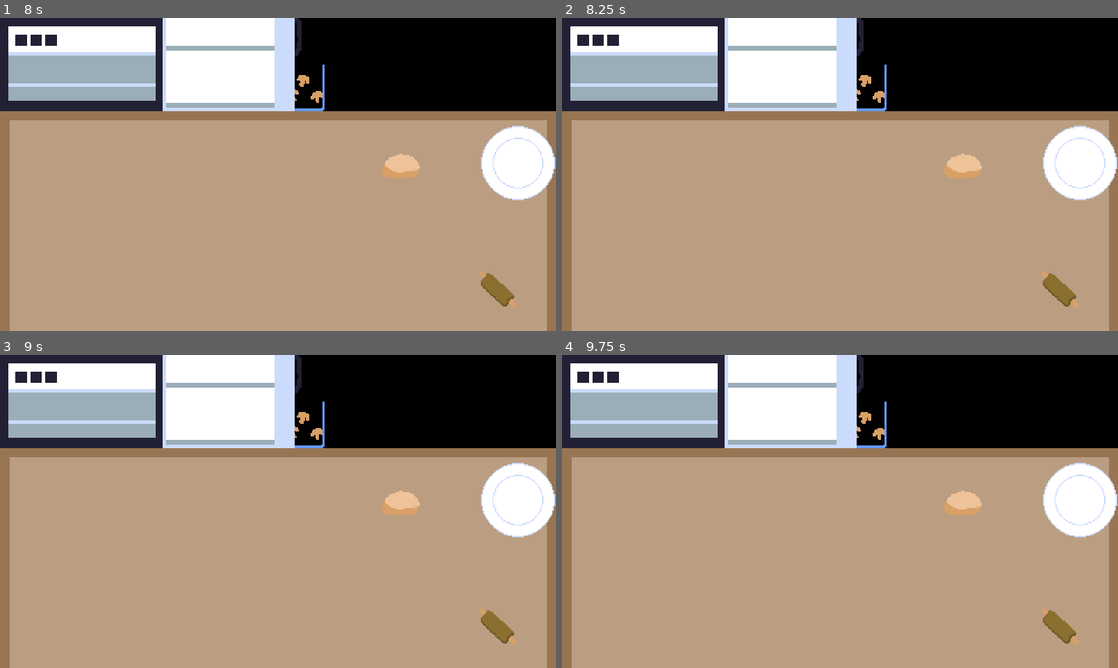
Above: before the commit, frames 1-4 (two rows, left to right).
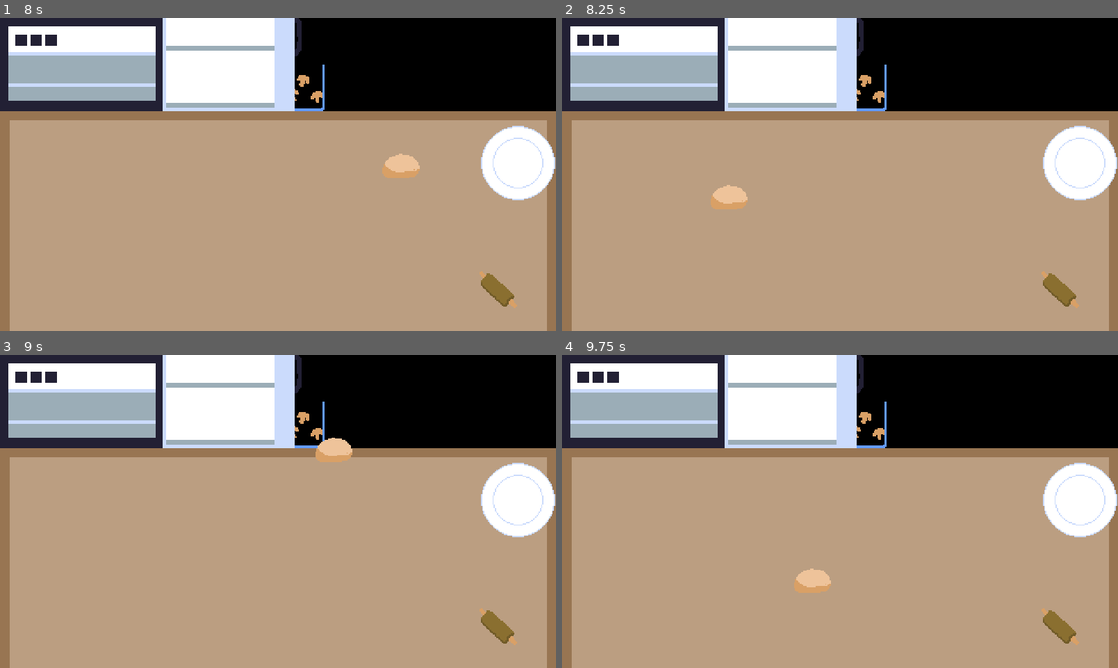
Above: after the commit, the same moments.

Repository: martindzejky/pizza-game
Game: Godot game, scene res://scenes/start.tscn
Same seed, same stepped clock (60 frames per second), same inputs: the game is played once before the commit and once after it.
Inputs (mouse positions are in pixels of both pictures, inside the frame that each line leads up to):
- Up to frame 1 (8 s): click "Start" at 0.5 s; tap Enter at 1.25, 2.75, 4.25 s; move the mouse to (83, 64) at 1.27 s; click (83, 64) at 1.42 s; tap Space at 2, 3.5, 5 s; move the mouse to (222, 64) at 2.02 s; click (222, 64) at 2.17 s; move the mouse to (216, 89) at 2.77 s; click (216, 89) at 2.92 s; move the mouse to (300, 86) at 3.52 s; click (300, 86) at 3.67 s; move the mouse to (500, 290) at 4.27 s; click (500, 290) at 4.42 s; move the mouse to (500, 290) at 5.02 s; click (500, 290) at 5.17 s; move the mouse to (305, 174) at 5.77 s; click (305, 174) at 5.92 s; click (305, 174) at 6.67 s; move the mouse to (400, 158) at 7.27 s; click (400, 158) at 7.42 s
- Up to frame 2 (8.25 s): move the mouse to (728, 190) at 8.02 s; click (728, 190) at 8.17 s
- Up to frame 3 (9 s): move the mouse to (333, 442) at 8.77 s; click (333, 442) at 8.92 s
- Up to frame 4 (9.75 s): move the mouse to (812, 574) at 9.52 s; click (812, 574) at 9.67 s

Frame 1 is identical in both runs. In frame 2, 0.8% of the frame differs, in the area x 26-76%, y 43-62%; in frame 3, 0.8%, in the area x 56-76%, y 26-52%; in frame 4, 0.8%.

Commit message:
refactor away all area intersecting, it's not reliable

Diff:
--- a/autoload/hand.gd
+++ b/autoload/hand.gd
@@ -5,7 +5,7 @@
 var carrying: Pickable
 
 
-func pick(node: Pickable):
+func pick(node: Pickable) -> void:
     if carrying:
         print("Tried to carry two things at once")
         return
@@ -25,7 +25,7 @@
 
     Input.set_mouse_mode(Input.MOUSE_MODE_HIDDEN)
 
-func drop():
+func drop() -> Pickable:
     carrying.isPicked = false
     if carrying.has_signal("dropped") and carrying.is_inside_tree():
         carrying.emit_signal("dropped")
@@ -39,14 +39,25 @@
 
     # Wait for the next frame to drop the node. That is so in the current frame other nodes
     # can react to the fact that the node is still being carried.
-    await get_tree().create_timer(0).timeout
+    # TODO: disabled
+    # await get_tree().create_timer(0).timeout
 
+    var wasCarrying = carrying
     carrying = null
 
     Input.set_mouse_mode(Input.MOUSE_MODE_VISIBLE)
 
+    return wasCarrying
+
+
 func isEmpty() -> bool:
     return not carrying
 
+func isCarryingDough() -> bool:
+    return carrying and carrying.is_in_group("dough")
+
 func isCarryingDoughTool() -> bool:
     return carrying and carrying.is_in_group("dough-tool")
+
+func isCarryingIngredient() -> bool:
+    return carrying and carrying.is_in_group("ingredient")
--- a/objects/dough-tool/dough-tool.gd
+++ b/objects/dough-tool/dough-tool.gd
@@ -9,33 +9,5 @@
             if not event.pressed:
                 viewport.set_input_as_handled()
 
-                if isPicked:
-                    useOrDrop()
-
-                elif Hand.isEmpty():
+                if Hand.isEmpty():
                     Hand.pick(self)
-
-func useOrDrop() -> void:
-    var overlappingAreas = $useArea.get_overlapping_areas()
-
-    # filter self
-    overlappingAreas = overlappingAreas.filter(func(area): return area.get_parent() != self)
-
-    if overlappingAreas.size() <= 0:
-        Hand.drop()
-        return
-
-    for area in overlappingAreas:
-        var obj = area.get_parent()
-
-        # ignore other tools
-        if obj.is_in_group("tool"):
-            continue
-
-        if obj.is_in_group("dough"):
-            if obj.has_method("onHitByDoughTool"):
-                obj.onHitByDoughTool()
-            else:
-                print("Missing onHitByDoughTool method in ", obj)
-
-            return
--- a/objects/dough-tool/dough-tool.tscn
+++ b/objects/dough-tool/dough-tool.tscn
@@ -1,8 +1,7 @@
-[gd_scene load_steps=5 format=3 uid="uid://b1jgjnmmcqyjw"]
+[gd_scene load_steps=4 format=3 uid="uid://b1jgjnmmcqyjw"]
 
 [ext_resource type="Texture2D" uid="uid://fo0fntv5ipk1" path="res://sprites/dough-tool.png" id="1_ans6e"]
 [ext_resource type="Script" path="res://objects/dough-tool/dough-tool.gd" id="2_mmsdm"]
-[ext_resource type="Shape2D" uid="uid://csn561acrh2n7" path="res://shapes/use-area-circle-shape.tres" id="3_5qur1"]
 
 [sub_resource type="CircleShape2D" id="CircleShape2D_hdpfp"]
 radius = 23.0
@@ -13,14 +12,9 @@
 
 [node name="clickArea" type="Area2D" parent="."]
 monitoring = false
+monitorable = false
 
 [node name="shape" type="CollisionShape2D" parent="clickArea"]
 shape = SubResource("CircleShape2D_hdpfp")
 
-[node name="useArea" type="Area2D" parent="."]
-monitorable = false
-
-[node name="shape" type="CollisionShape2D" parent="useArea"]
-shape = ExtResource("3_5qur1")
-
 [connection signal="input_event" from="clickArea" to="." method="_onInputEvent"]
--- a/objects/dough/dough.gd
+++ b/objects/dough/dough.gd
@@ -51,11 +51,14 @@
             if not event.pressed:
                 viewport.set_input_as_handled()
 
-                if isPicked:
-                    useOrDrop()
+                if Hand.isEmpty():
+                    Hand.pick(self)
 
-                elif Hand.isEmpty():
-                    Hand.pick(self)
+                elif Hand.isCarryingDoughTool():
+                    onHitByDoughTool()
+
+                elif Hand.isCarryingIngredient():
+                    insertIngredient()
 
 
 func onHitByDoughTool():
@@ -83,34 +86,10 @@
 func isCookOvercooked():
     return cookProgress >= COOK_PROGRESS_OVERCOOKED
 
-func useOrDrop() -> void:
-    var overlappingAreas = $useArea.get_overlapping_areas()
 
-    # filter self
-    overlappingAreas = overlappingAreas.filter(func(area): return area.get_parent() != self)
-
-    if overlappingAreas.size() <= 0:
-        Hand.drop()
-        return
-
-    for area in overlappingAreas:
-        var obj = area.get_parent()
-
-        if obj.is_in_group("oven"):
-            if obj.has_method("insertDough"):
-                if obj.insertDough(self):
-                    return
-
-        if obj.is_in_group("plate"):
-            if obj.has_method("insertDough"):
-                if obj.insertDough(self):
-                    return
-
-func insertIngredient(ingredient: Pickable) -> bool:
-    if not ingredient.is_in_group("ingredient"): return false
-
-    if ingredient.isPicked:
-        Hand.drop()
+func insertIngredient() -> void:
+    var ingredient = Hand.drop()
+    if not ingredient: return
 
     var previousTransform = ingredient.get_global_transform()
 
@@ -120,4 +99,6 @@
     add_child(ingredient)
     ingredient.set_global_transform(previousTransform)
 
-    return true
+    # disable interactive areas, the ingredient is now part of the dough
+    ingredient.get_node("clickArea").queue_free()
+    ingredient.get_node("useArea").queue_free()
--- a/objects/dough/dough.tscn
+++ b/objects/dough/dough.tscn
@@ -1,8 +1,7 @@
-[gd_scene load_steps=5 format=3 uid="uid://k3ssjquq313h"]
+[gd_scene load_steps=4 format=3 uid="uid://k3ssjquq313h"]
 
 [ext_resource type="Script" path="res://objects/dough/dough.gd" id="1_lfh2g"]
 [ext_resource type="Texture2D" uid="uid://bjubtkw5ihv2n" path="res://sprites/dough.png" id="1_pxcur"]
-[ext_resource type="Shape2D" uid="uid://csn561acrh2n7" path="res://shapes/use-area-circle-shape.tres" id="3_aujhw"]
 
 [sub_resource type="CircleShape2D" id="CircleShape2D_l6653"]
 radius = 29.0
@@ -16,14 +15,9 @@
 
 [node name="clickArea" type="Area2D" parent="."]
 monitoring = false
+monitorable = false
 
 [node name="shape" type="CollisionShape2D" parent="clickArea"]
 shape = SubResource("CircleShape2D_l6653")
 
-[node name="useArea" type="Area2D" parent="."]
-monitorable = false
-
-[node name="shape" type="CollisionShape2D" parent="useArea"]
-shape = ExtResource("3_aujhw")
-
 [connection signal="input_event" from="clickArea" to="." method="_onInputEvent"]
--- a/objects/fridge/fridge.tscn
+++ b/objects/fridge/fridge.tscn
@@ -19,6 +19,7 @@
 [node name="clickArea" type="Area2D" parent="."]
 position = Vector2(60, 40)
 monitoring = false
+monitorable = false
 
 [node name="shape" type="CollisionShape2D" parent="clickArea"]
 position = Vector2(-10, 0)
--- a/objects/mushroom-box/mushroom-box.tscn
+++ b/objects/mushroom-box/mushroom-box.tscn
@@ -16,6 +16,7 @@
 [node name="clickArea" type="Area2D" parent="."]
 position = Vector2(20, 20)
 monitoring = false
+monitorable = false
 
 [node name="shape" type="CollisionShape2D" parent="clickArea"]
 shape = SubResource("RectangleShape2D_yt4ro")
--- a/objects/mushroom/mushroom.gd
+++ b/objects/mushroom/mushroom.gd
@@ -41,35 +41,13 @@
             if not event.pressed:
                 viewport.set_input_as_handled()
 
-                if isPicked:
-                    useOrDrop()
-
-                elif Hand.isEmpty():
+                if Hand.isEmpty():
                     Hand.pick(self)
 
+                elif Hand.isCarryingDoughTool():
+                    # TODO: particles
+                    queue_free()
 
-func useOrDrop() -> void:
-    var overlappingAreas = $useArea.get_overlapping_areas()
-
-    # filter self
-    overlappingAreas = overlappingAreas.filter(func(area): return area.get_parent() != self)
-
-    if overlappingAreas.size() <= 0:
-        Hand.drop()
-        return
-
-    for area in overlappingAreas:
-        var obj = area.get_parent()
-
-        if obj.is_in_group("dough"):
-            if obj.has_method("insertIngredient"):
-                if obj.insertIngredient(self):
-
-                    # disable interactive areas, the ingredient is now part of the dough
-                    $clickArea.queue_free()
-                    $useArea.queue_free()
-
-                    return
 
 func isRaw():
     return cookProgress < COOK_PROGRESS_RAW
--- a/objects/mushroom/mushroom.tscn
+++ b/objects/mushroom/mushroom.tscn
@@ -1,8 +1,7 @@
-[gd_scene load_steps=5 format=3 uid="uid://4nv348kfwqsq"]
+[gd_scene load_steps=4 format=3 uid="uid://4nv348kfwqsq"]
 
 [ext_resource type="Script" path="res://objects/mushroom/mushroom.gd" id="1_y36d4"]
 [ext_resource type="Texture2D" uid="uid://bfukq7miagkve" path="res://sprites/mushroom.png" id="2_d5b08"]
-[ext_resource type="Shape2D" uid="uid://csn561acrh2n7" path="res://shapes/use-area-circle-shape.tres" id="3_np64o"]
 
 [sub_resource type="CircleShape2D" id="CircleShape2D_uv58m"]
 radius = 10.0499
@@ -15,14 +14,9 @@
 
 [node name="clickArea" type="Area2D" parent="."]
 monitoring = false
+monitorable = false
 
 [node name="shape" type="CollisionShape2D" parent="clickArea"]
 shape = SubResource("CircleShape2D_uv58m")
 
-[node name="useArea" type="Area2D" parent="."]
-monitorable = false
-
-[node name="shape" type="CollisionShape2D" parent="useArea"]
-shape = ExtResource("3_np64o")
-
 [connection signal="input_event" from="clickArea" to="." method="_onInputEvent"]
--- a/objects/oven/oven.gd
+++ b/objects/oven/oven.gd
@@ -31,7 +31,10 @@
             if not event.pressed:
                 viewport.set_input_as_handled()
 
-                if Hand.isEmpty():
+                if Hand.isCarryingDough():
+                    insertDough()
+
+                elif Hand.isEmpty():
                     if isOpen:
                         close()
                     else:
@@ -55,20 +58,20 @@
         if node.is_in_group("dough"):
             node.visible = false
 
-func insertDough(dough: Pickable) -> bool:
-    if not isOpen: return false
+
+func insertDough() -> void:
+    if not isOpen: return
 
     # only one dough can be inside at a time
     for node in get_children():
         if node.is_in_group("dough"):
-            return false
+            return
 
-    if dough.isPicked:
-        Hand.drop()
+    var dough = Hand.drop()
+    if not dough: return
 
     if dough.get_parent():
         dough.get_parent().remove_child(dough)
 
     add_child(dough)
     dough.set_global_transform($point.get_global_transform())
-    return true
--- a/objects/oven/oven.tscn
+++ b/objects/oven/oven.tscn
@@ -18,6 +18,7 @@
 position = Vector2(60, 40)
 rotation = -0.00229882
 monitoring = false
+monitorable = false
 
 [node name="shape" type="CollisionShape2D" parent="clickArea"]
 position = Vector2(10, 0)
--- a/objects/plate/plate.gd
+++ b/objects/plate/plate.gd
@@ -1,16 +1,29 @@
 extends Sprite2D
 
 
-func insertDough(dough: Pickable) -> bool:
-    if $submitAnimation.is_playing(): return false
+
+func _onInputEvent(viewport: Node, event: InputEvent, shapeId: int) -> void:
+    if viewport.is_input_handled(): return
+
+    if event is InputEventMouseButton:
+        if event.button_index == MOUSE_BUTTON_LEFT:
+            if not event.pressed:
+                viewport.set_input_as_handled()
+
+                if Hand.isCarryingDough():
+                    insertDough()
+
+
+func insertDough() -> void:
+    if $submitAnimation.is_playing(): return
 
     # only one dough can be on the plate
     for node in get_children():
         if node.is_in_group("dough"):
-            return false
+            return
 
-    if dough.isPicked:
-        Hand.drop()
+    var dough = Hand.drop()
+    if not dough: return
 
     if dough.get_parent():
         dough.get_parent().remove_child(dough)
@@ -20,8 +33,6 @@
 
     $submitAnimation.play("submit")
 
-    return true
-
 func submitPizza() -> void:
     # TODO: score the pizza and make a screenshot of it
 
--- a/objects/plate/plate.tscn
+++ b/objects/plate/plate.tscn
@@ -65,6 +65,7 @@
 
 [node name="clickArea" type="Area2D" parent="plate"]
 monitoring = false
+monitorable = false
 
 [node name="shape" type="CollisionShape2D" parent="plate/clickArea"]
 shape = SubResource("CircleShape2D_ekduq")
@@ -73,3 +74,5 @@
 libraries = {
 "": SubResource("AnimationLibrary_r1un2")
 }
+
+[connection signal="input_event" from="plate/clickArea" to="plate" method="_onInputEvent"]
--- a/scenes/start.tscn
+++ b/scenes/start.tscn
@@ -14,6 +14,7 @@
 grow_vertical = 2
 
 [node name="margin" type="MarginContainer" parent="ui"]
+layout_mode = 1
 anchors_preset = 15
 anchor_right = 1.0
 anchor_bottom = 1.0
@@ -21,12 +22,14 @@
 grow_vertical = 2
 
 [node name="items" type="VBoxContainer" parent="ui/margin"]
+layout_mode = 2
 offset_left = 10.0
 offset_top = 10.0
 offset_right = 470.0
 offset_bottom = 260.0
 
 [node name="title" type="Label" parent="ui/margin/items"]
+layout_mode = 2
 offset_top = 47.0
 offset_right = 460.0
 offset_bottom = 72.0
@@ -38,6 +41,7 @@
 vertical_alignment = 1
 
 [node name="btns" type="VBoxContainer" parent="ui/margin/items"]
+layout_mode = 2
 offset_top = 130.0
 offset_right = 460.0
 offset_bottom = 250.0
@@ -47,6 +51,7 @@
 alignment = 1
 
 [node name="start" type="Button" parent="ui/margin/items/btns"]
+layout_mode = 2
 offset_top = 25.0
 offset_right = 460.0
 offset_bottom = 55.0
@@ -56,6 +61,7 @@
 script = ExtResource("1_iqrhl")
 
 [node name="exit" type="Button" parent="ui/margin/items/btns"]
+layout_mode = 2
 offset_top = 65.0
 offset_right = 460.0
 offset_bottom = 95.0
